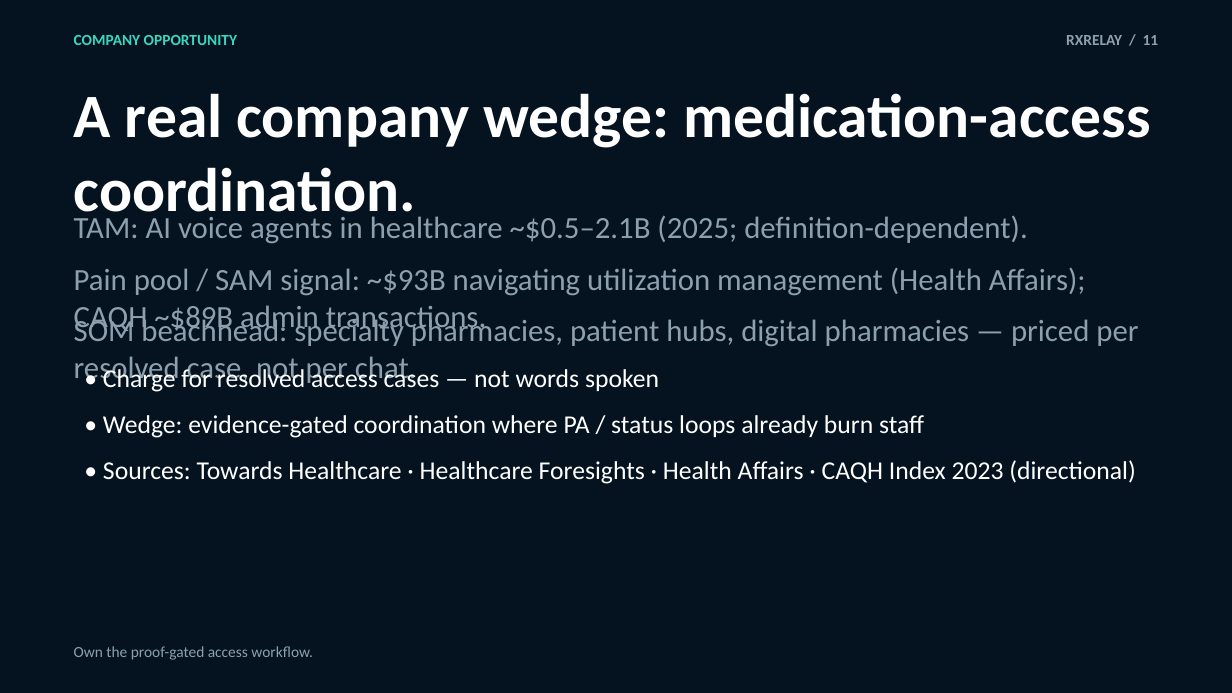
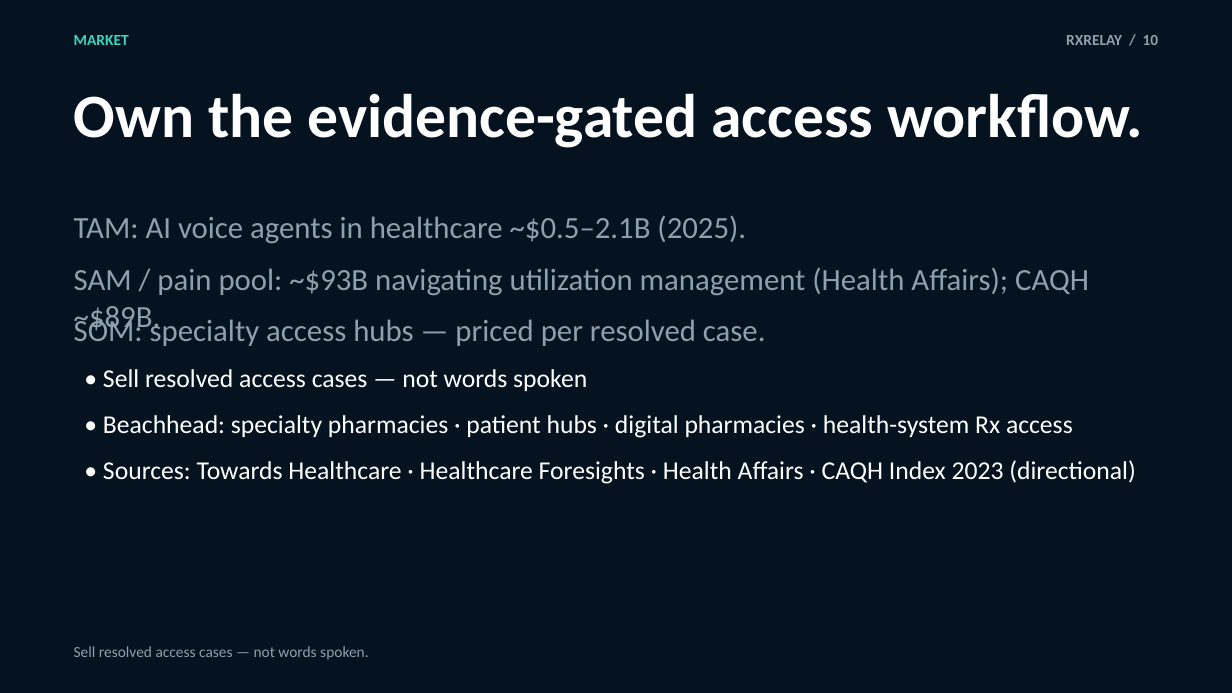
Before and after one commit to vnmoorthy/rxrelay, a slide deck: slide 10 of deck/output/RxRelay_Hackathon_Pitch.pptx (slide 11 before the commit). Drawn at 1232x693 pixels with LibreOffice and Linux fonts; fonts in the diff are those of the drawing. Boxes give left, top, right and bottom in pixels: in the first picture for what was removed or moved away, otherwise in the second. Text is boxed around its words. In the diff, an @@ line names an element or a change of style, - is before the commit and + after.

```diff
--- a/deck/output/RxRelay_Hackathon_Pitch.pptx
+++ b/deck/output/RxRelay_Hackathon_Pitch.pptx
@@ text at (x1=74, y1=35, x2=129, y2=45): text changed @@
-COMPANY OPPORTUNITY
+MARKET
@@ text at (x1=1066, y1=35, x2=1159, y2=45): text changed @@
-RXRELAY / 11
+RXRELAY / 10
@@ text at (x1=74, y1=93, x2=1143, y2=148): text changed @@
-A real company wedge: medication-access coordination.
+Own the evidence-gated access workflow.
@@ text at (x1=74, y1=216, x2=746, y2=243): text changed @@
-TAM: AI voice agents in healthcare ~$0.5–2.1B (2025; definition-dependent).
+TAM: AI voice agents in healthcare ~$0.5–2.1B (2025).
@@ text at (x1=74, y1=267, x2=1089, y2=295): text changed @@
-Pain pool / SAM signal: ~$93B navigating utilization management (Health Affairs); CAQH ~$89B admin transactions.
+SAM / pain pool: ~$93B navigating utilization management (Health Affairs); CAQH ~$89B.
@@ text at (x1=74, y1=315, x2=766, y2=346): text changed @@
-SOM beachhead: specialty pharmacies, patient hubs, digital pharmacies — priced per resolved case, not per chat.
+SOM: specialty access hubs — priced per resolved case.
@@ text at (x1=103, y1=369, x2=587, y2=391): text changed @@
-• Charge for resolved access cases — not words spoken
+• Sell resolved access cases — not words spoken
@@ text at (x1=103, y1=415, x2=1073, y2=438): text changed @@
-• Wedge: evidence-gated coordination where PA / status loops already burn staff
+• Beachhead: specialty pharmacies · patient hubs · digital pharmacies · health-system Rx access
@@ text at (x1=74, y1=646, x2=368, y2=660): text changed @@
-Own the proof-gated access workflow.
+Sell resolved access cases — not words spoken.
```
Also in this commit, not shown: 11 other slides changed, 1 slide added, 1 slide removed, 7 other files.
